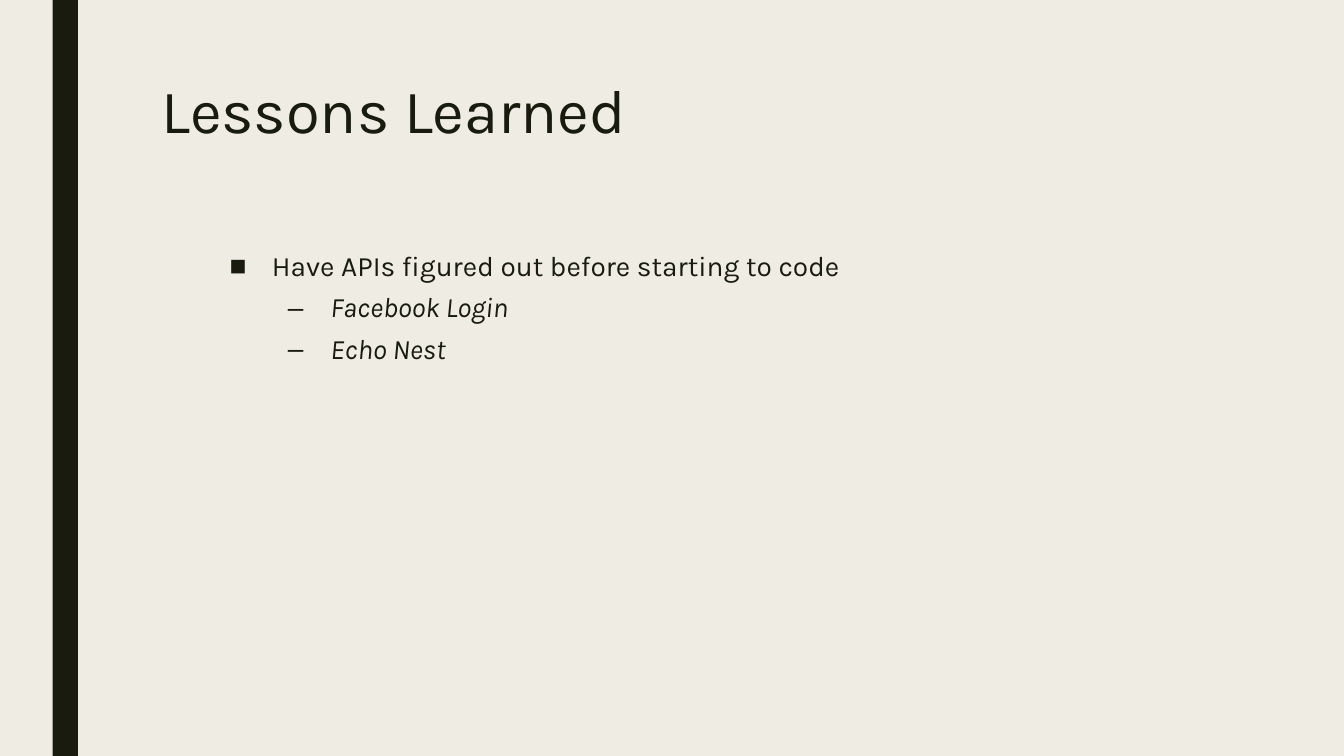
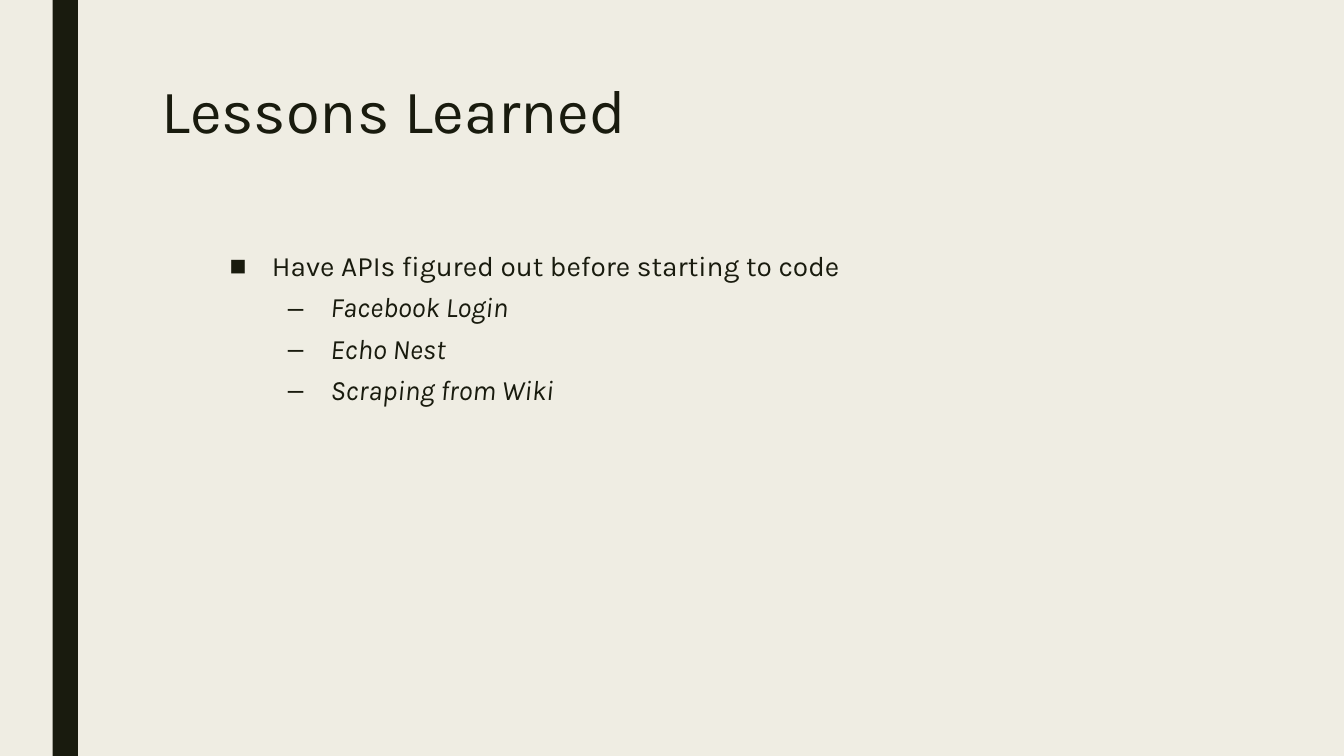
Before and after one commit to cupFullOfJava/prescribe, a slide deck: slide 11 of PrescribeFinalPresentation.pptx. Drawn at 1344x756 pixels with LibreOffice and Linux fonts; fonts in the diff are those of the drawing. Boxes give left, top, right and bottom in pixels: in the first picture for what was removed or moved away, otherwise in the second. Text is boxed around its words. In the diff, an @@ line names an element or a change of style, - is before the commit and + after.

```diff
--- a/PrescribeFinalPresentation.pptx
+++ b/PrescribeFinalPresentation.pptx
@@ text at [330, 380, 554, 407]: paragraph added @@
+  – Scraping from Wiki
```
Also in this commit, not shown: 3 other slides changed, 1 other file.
